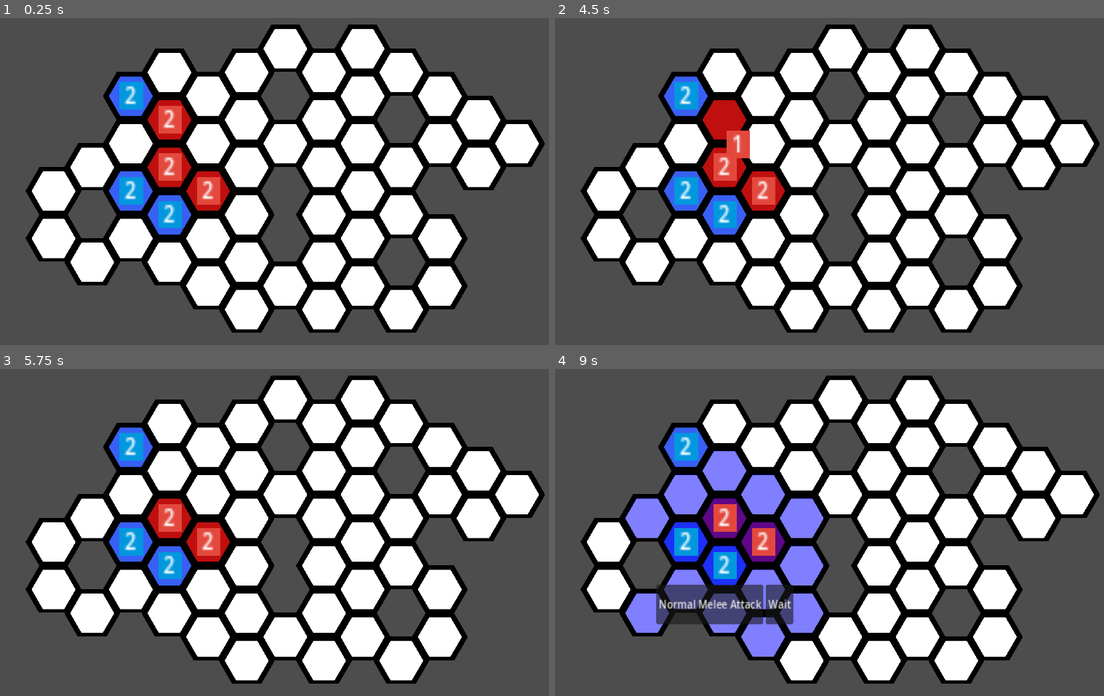
Above: before the commit, frames 1-4 (two rows, left to right).
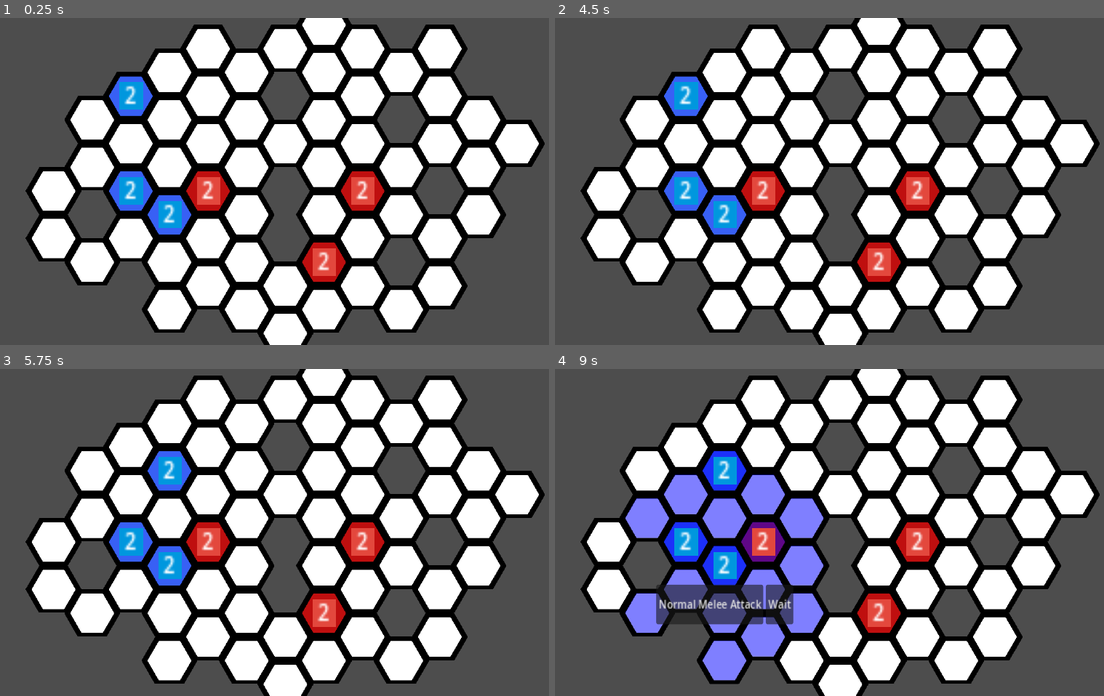
Above: after the commit, the same moments.

Repository: DubiousDuck/Manny-Takes-on-Upper-Management
Game: Godot game, scene res://battlefield.tscn
Same seed, same stepped clock (60 frames per second), same inputs: the game is played once before the commit and once after it. The project has no main scene, so this scene is started directly.
Inputs (mouse positions are in pixels of both pictures, inside the frame that each line leads up to):
- Up to frame 1 (0.25 s): no input
- Up to frame 2 (4.5 s): tap Enter at 0.5, 2.75 s; move the mouse to (686, 191) at 0.52 s; click (686, 191) at 0.67 s; click "Normal Melee Attack" at 1.25 s; tap Space at 2, 4.25 s; move the mouse to (725, 214) at 2.02 s; click (725, 214) at 2.17 s; move the mouse to (686, 96) at 2.77 s; click (686, 96) at 2.92 s; click "Normal Melee Attack" at 3.5 s; move the mouse to (725, 119) at 4.27 s; click (725, 119) at 4.42 s
- Up to frame 3 (5.75 s): move the mouse to (208, 542) at 5.02 s; click (208, 542) at 5.17 s
- Up to frame 4 (9 s): tap Enter at 5.75 s; move the mouse to (725, 519) at 5.77 s; click (725, 519) at 5.92 s; tap Space at 6.5 s; move the mouse to (873, 532) at 6.52 s; click (873, 532) at 6.67 s; move the mouse to (758, 450) at 7.27 s; click (758, 450) at 7.42 s; move the mouse to (972, 516) at 8.02 s; click (972, 516) at 8.17 s; move the mouse to (730, 548) at 8.77 s; click (730, 548) at 8.92 s

The runs differ from the first frame. In frame 1, 9.6% of the frame differs, in the area x 11-93%, y 0-100%; in frame 2, 9.8%; in frame 3, 10%; in frame 4, 10%.

Commit message:
knockback fixed

Diff:
--- a/battlefield.tscn
+++ b/battlefield.tscn
@@ -20,7 +20,7 @@
 [node name="CanvasLayer" type="CanvasLayer" parent="."]
 
 [node name="TileMapTest" parent="." instance=ExtResource("1_h80nl")]
-tile_map_data = PackedByteArray("AAAAAAEAAAACAAAAAAAAAAIAAAA …(736 unchanged characters)… CAAAAAAAJAAEAAAACAAAAAAAIAAEAAAACAAAAAAA=")
+tile_map_data = PackedByteArray("AAAAAAEAAAACAAAAAAAAAAIAAAA …(736 unchanged characters)… CAAAAAAAJAAEAAAACAAAAAAAIAAEAAAACAAAAAAAAAAUAAAACAAAAAAAIAAMAAAACAAAAAAD+/wEAAAACAAAAAAADAAUAAAACAAAAAAABAP//AAACAAAAAAAHAP//AAACAAAAAAAEAP//AAACAAAAAAA=")
 
 [node name="CellHighlights" type="Node2D" parent="."]
 script = ExtResource("3_gevof")
@@ -52,17 +52,17 @@
 script = ExtResource("3_r2aph")
 
 [node name="Unit" parent="Units/EnemyGroup" instance=ExtResource("4_c4dfy")]
-position = Vector2(58, 148)
+position = Vector2(356, 420)
 script = ExtResource("8_ugu2x")
 attack_power = 2
 skills = Array[ExtResource("8_jrsfy")]([ExtResource("9_dy06p"), ExtResource("9_vlig1"), ExtResource("11_bry5o")])
 
 [node name="Unit2" parent="Units/EnemyGroup" instance=ExtResource("4_c4dfy")]
-position = Vector2(125, 283)
+position = Vector2(128, 283)
 script = ExtResource("8_ugu2x")
 attack_power = 2
 
 [node name="Unit3" parent="Units/EnemyGroup" instance=ExtResource("4_c4dfy")]
-position = Vector2(53.0001, 235)
+position = Vector2(432, 284)
 script = ExtResource("8_ugu2x")
 attack_power = 2
--- a/unit/UnitGroupController.gd
+++ b/unit/UnitGroupController.gd
@@ -30,6 +30,7 @@
 
 func _on_unit_container_all_moved():
 	is_player_turn = !is_player_turn
+	#TODO: Fix bug where anonther group starts before all previous actions are resolved
 	if is_player_turn:
 		player_group.round_start()
 		print("player's turn")
@@ -57,18 +58,19 @@
 				move_tween.set_ease(Tween.EASE_OUT)
 				move_tween.set_trans(Tween.TRANS_CUBIC)
 				affected_units.map(
-					func(unit):
+					func(unit): #NOTICE: Use global position directly here since hex grid coords is less intuitive
 						#calculate the direction of knockback
-						var dir: Vector2i = unit.cell - attacker.cell
+						var dir: Vector2 = unit.global_position - attacker.global_position
 						#apply the direction by strength of knockback
-						var new_location: Vector2i = unit.cell + dir*effect.y
-						print(dir, unit.cell, new_location)
+						var new_location: Vector2 = unit.global_position + dir*effect.y
+						print(dir, unit.global_position, new_location)
 						move_tween.tween_property(
 							unit,
 							'global_position',
-							HexNavi.cell_to_global(new_location),
+							new_location,
 							0.5
 						)
+						#Snap the unit to the cell if necessary (no need now)
 				)
 				await move_tween.finished
 				affected_units.map(
